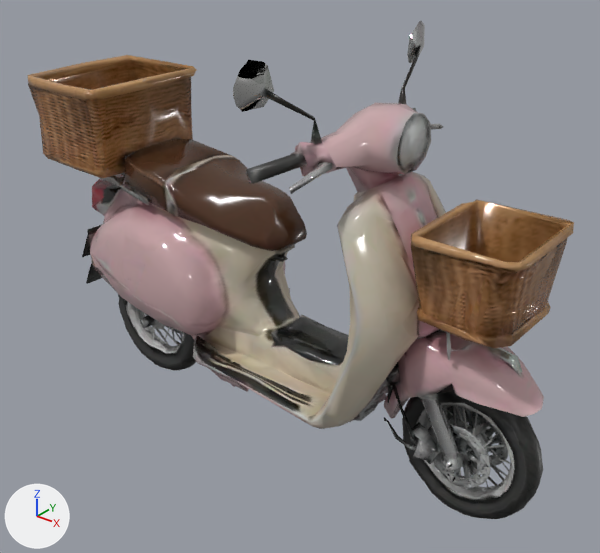
An edit to the glTF model static/dist/models/au_city/au_veh_moped_sakura.glb, drawn before and after from the same camera.
The view is the same before and after, from a 50 mm camera at (0.818, -0.97, 0.559) aimed at (0.043, 0.0, -0.042). The axes (+X, +Y, +Z) are drawn at lower left. The lights are the same throughout. The picture after the commit comes second. Where no turn or scale is listed for an object, it has been applied to the vertices. Vertices at exactly the same position are counted once.

Before the edit, the objects in view are built like this:
```python
me_tripo_mesh_f39059bd_f953_405a_ba4f_bb8652a781b1 = bpy.data.meshes.new('tripo_mesh_f39059bd-f953-405a-ba4f-bb8652a781b1')
me_tripo_mesh_f39059bd_f953_405a_ba4f_bb8652a781b1.from_pydata(...)  # 4187 vertices, 9482 faces; spans x -0.49..0.49, y -0.226..0.226, z -0.353..0.353
me_tripo_mesh_f39059bd_f953_405a_ba4f_bb8652a781b1.materials.append(mat_tripo_material_f39059bd_f953_405a_ba4f_bb8652a781b1)
ob_tripo_node_f39059bd_f953_405a_ba4f_bb8652a781b1 = bpy.data.objects.new('tripo_node_f39059bd-f953-405a-ba4f-bb8652a781b1', me_tripo_mesh_f39059bd_f953_405a_ba4f_bb8652a781b1)
ob_tripo_node_f39059bd_f953_405a_ba4f_bb8652a781b1.location = (0.0, 0.0, 0.0)
```
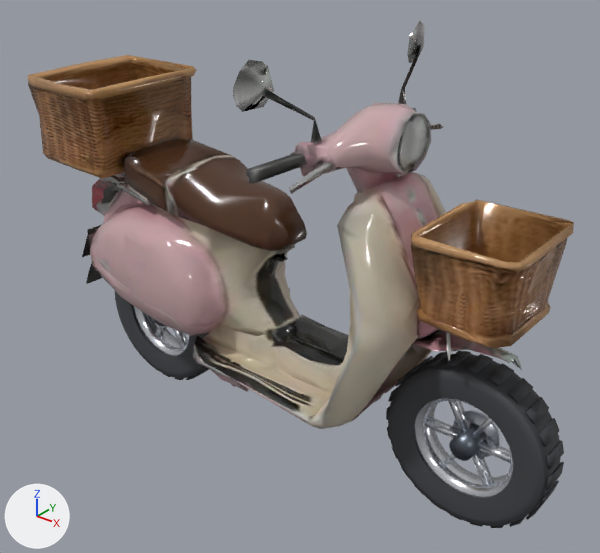
Where the newer file only moved an object's origin or applied its transform, the numbers keep the older frame.

The change, as a list of edits to the scene's bpy script:
```text
Add mat_pbr_alloyrim:
    mat_pbr_alloyrim = principled_material('PBR_AlloyRim')
    mat_pbr_alloyrim.base_color = (0.76, 0.79, 0.84)  # white #e2e6ec
    mat_pbr_alloyrim.metallic = 0.92
    mat_pbr_alloyrim.roughness = 0.2
Add mat_pbr_tiresidewall:
    mat_pbr_tiresidewall = principled_material('PBR_TireSidewall')
    mat_pbr_tiresidewall.base_color = (0.055, 0.058, 0.065)  # dark grey #424448
    mat_pbr_tiresidewall.roughness = 0.62
Add mat_pbr_tirerubber:
    mat_pbr_tirerubber = principled_material('PBR_TireRubber')
    mat_pbr_tirerubber.base_color = (0.038, 0.041, 0.046)  # dark grey #37393d
    mat_pbr_tirerubber.roughness = 0.76
Add mat_pbr_brakerotor:
    mat_pbr_brakerotor = principled_material('PBR_BrakeRotor')
    mat_pbr_brakerotor.base_color = (0.5, 0.53, 0.58)  # light grey #bcc0c8
    mat_pbr_brakerotor.metallic = 0.88
    mat_pbr_brakerotor.roughness = 0.32
Add mat_pbr_darkbarrel:
    mat_pbr_darkbarrel = principled_material('PBR_DarkBarrel')
    mat_pbr_darkbarrel.base_color = (0.12, 0.14, 0.17)  # grey #616973
    mat_pbr_darkbarrel.metallic = 0.78
    mat_pbr_darkbarrel.roughness = 0.35
Change me_tripo_mesh_f39059bd_f953_405a_ba4f_bb8652a781b1:
    used by ob_tripo_node_f39059bd_f953_405a_ba4f_bb8652a781b1; location = (0.0, 0.0, 0.0)
    remove me_tripo_mesh_f39059bd_f953_405a_ba4f_bb8652a781b1.from_pydata(...)  # 4187 vertices, 9482 faces; spans x -0.49..0.49, y -0.226..0.226, z -0.353..0.353
    add me_tripo_mesh_f39059bd_f953_405a_ba4f_bb8652a781b1.from_pydata(...)  # 1916 vertices, 3883 faces; spans x -0.49..0.46, y -0.226..0.226, z -0.343..0.353
    me_tripo_mesh_f39059bd_f953_405a_ba4f_bb8652a781b1 part 1: 1452 vertices removed from x 0.21..0.49, y -0.076..0.077, z -0.353..-0.044
    me_tripo_mesh_f39059bd_f953_405a_ba4f_bb8652a781b1 part 2: 819 vertices removed from x -0.428..-0.125, y -0.068..0.078, z -0.353..-0.114
Add me_wheel_f_mesh:
    me_wheel_f_mesh.from_pydata(...)  # 764 vertices, 1264 faces; spans x -0.137..0.137, y -0.032..0.032, z -0.137..0.137
    # faces by material slot: [576, 288, 264, 60, 76]
    me_wheel_f_mesh.materials.append(mat_pbr_tirerubber)  # dark grey #37393d
    me_wheel_f_mesh.materials.append(mat_pbr_tiresidewall)  # dark grey #424448
    me_wheel_f_mesh.materials.append(mat_pbr_alloyrim)  # white #e2e6ec
    me_wheel_f_mesh.materials.append(mat_pbr_darkbarrel)  # grey #616973
    me_wheel_f_mesh.materials.append(mat_pbr_brakerotor)  # light grey #bcc0c8
Add ob_wheel_f:
    ob_wheel_f = bpy.data.objects.new('Wheel_F', me_wheel_f_mesh)
    ob_wheel_f.location = (0.375, 0.0, -0.218)
Add ob_wheel_r:
    ob_wheel_r = bpy.data.objects.new('Wheel_R', me_wheel_f_mesh.copy())
    ob_wheel_r.location = (-0.285, 0.0, -0.218)
```

Changed parts and their boxes [x1, y1, x2, y2] in the pictures (600 x 553 px):
'tripo_node_f39059bd-f953-405a-ba4f-bb8652a781b1', reshaped (18% shorter)
    before: [28, 21, 574, 519]
    after: [28, 21, 574, 429]
'Wheel_F', added
    after: [386, 351, 564, 528]
    faces in mat_pbr_tiresidewall (dark grey #424448): [388, 369, 544, 526]
    faces in mat_pbr_tirerubber (dark grey #37393d): [386, 351, 564, 528]
    faces in mat_pbr_alloyrim (white #e2e6ec): [414, 398, 513, 498]
    faces in mat_pbr_darkbarrel (grey #616973): [449, 423, 487, 461]
    faces in mat_pbr_brakerotor (light grey #bcc0c8): [453, 410, 500, 457]
'Wheel_R', added
    after: [115, 291, 209, 380]
    faces in mat_pbr_tiresidewall (dark grey #424448): [115, 291, 207, 378]
    faces in mat_pbr_alloyrim (white #e2e6ec): [131, 304, 190, 356]
    faces in mat_pbr_tirerubber (dark grey #37393d): [131, 306, 209, 380]
part 1 of me_tripo_mesh_f39059bd_f953_405a_ba4f_bb8652a781b1, deleted
    before: [354, 343, 544, 519]
part 2 of me_tripo_mesh_f39059bd_f953_405a_ba4f_bb8652a781b1, deleted
    before: [118, 294, 209, 370]
